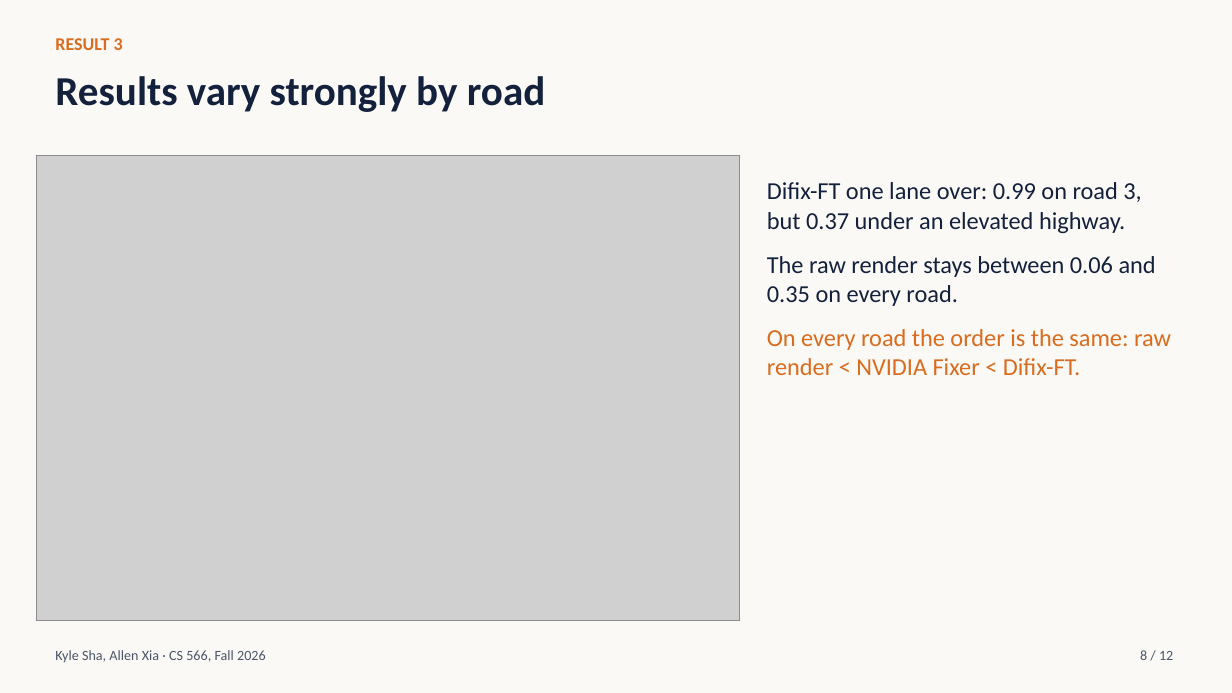
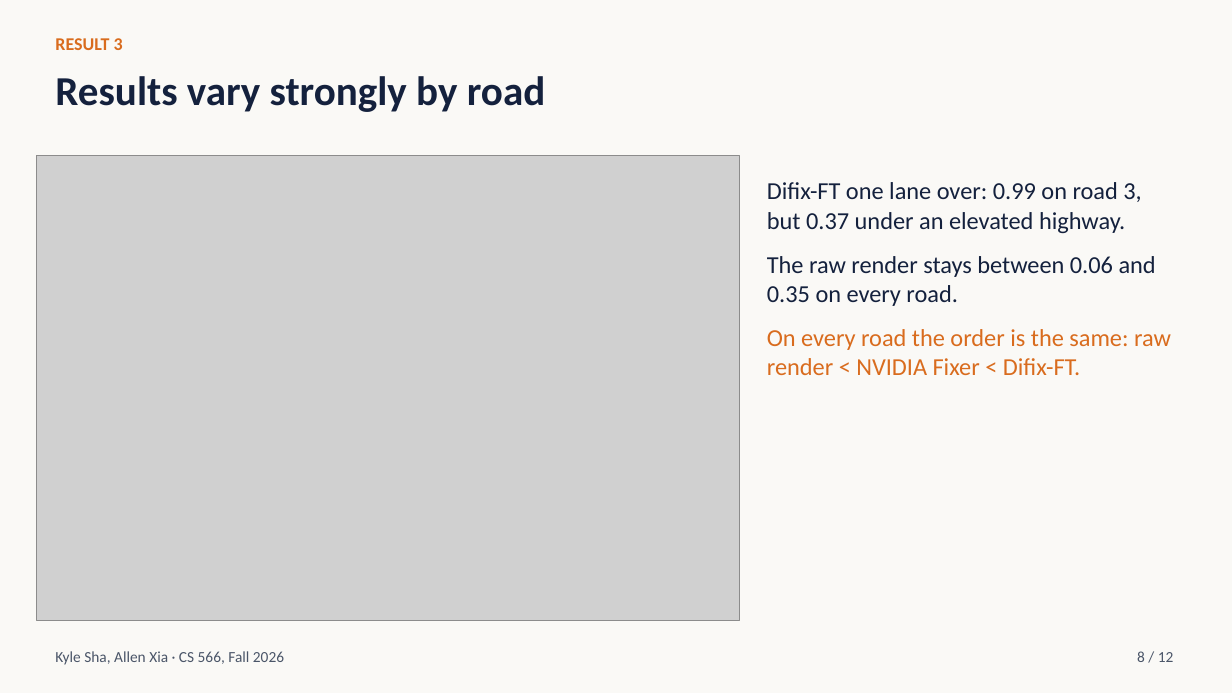
Before and after one commit to ksha23/cs566-drive-sim-trust, a slide deck: slide 8 of presentation/cs566_drive_sim_talk.pptx. Drawn at 1232x693 pixels with LibreOffice and Linux fonts; fonts in the diff are those of the drawing; grey boxes stand for pictures. Boxes give left, top, right and bottom in pixels: in the first picture for what was removed or moved away, otherwise in the second. Text is boxed around its words. In the diff, an @@ line names an element or a change of style, - is before the commit and + after.

```diff
--- a/presentation/cs566_drive_sim_talk.pptx
+++ b/presentation/cs566_drive_sim_talk.pptx
@@ text "Kyle Sha, Allen Xia · ..." at (55,651,284,665): size 11 to 12 pt @@
@@ text "8 / 12" at (1137,651,1174,662): size 11 to 12 pt @@
```
Also in this commit, not shown: 11 other slides changed, 5 other files.
